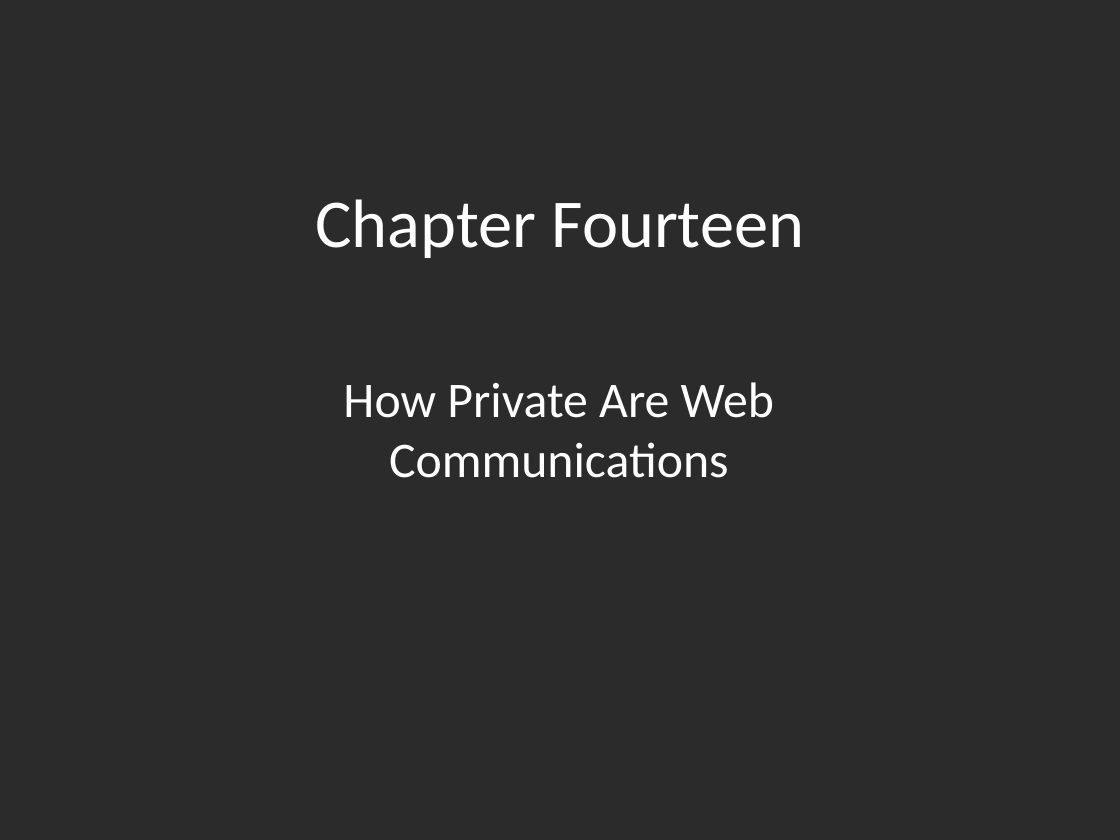
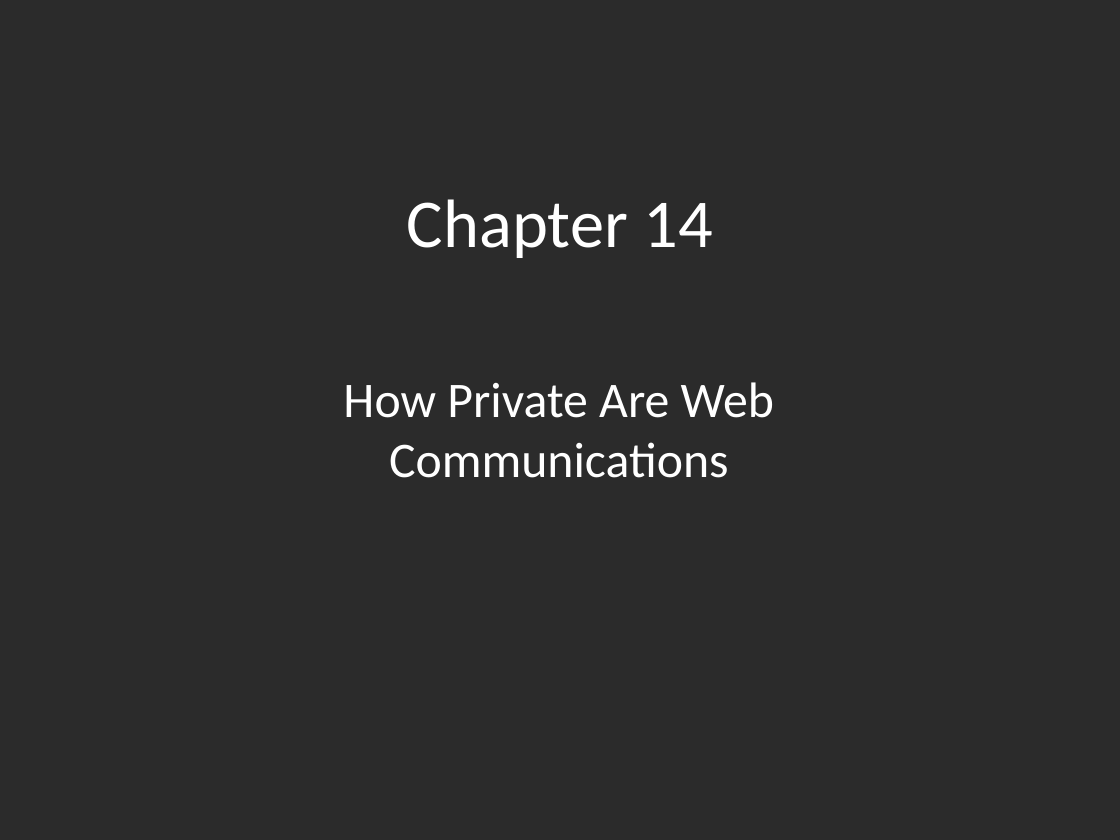
Before and after one commit to ivogeorg/cs1030, a slide deck: slide 1 of slides-steve/Chapter 14.pptx. Drawn at 1120x840 pixels with LibreOffice and Linux fonts; fonts in the diff are those of the drawing; background and template pictures are left out; a plain dark background stands for a picture behind light text. Boxes give left, top, right and bottom in pixels: in the first picture for what was removed or moved away, otherwise in the second. Text is boxed around its words. In the diff, an @@ line names an element or a change of style, - is before the commit and + after.

```diff
--- a/slides-steve/Chapter 14.pptx
+++ b/slides-steve/Chapter 14.pptx
@@ title at [407,199,712,258]: text changed @@
-Chapter Fourteen
+Chapter 14
```
Also in this commit, not shown: 3 other files.
